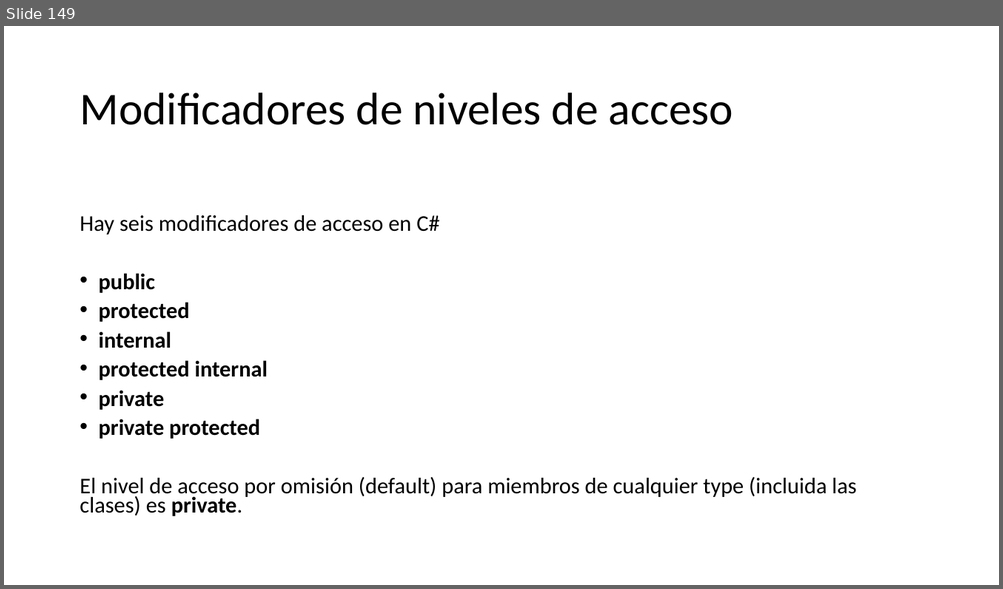
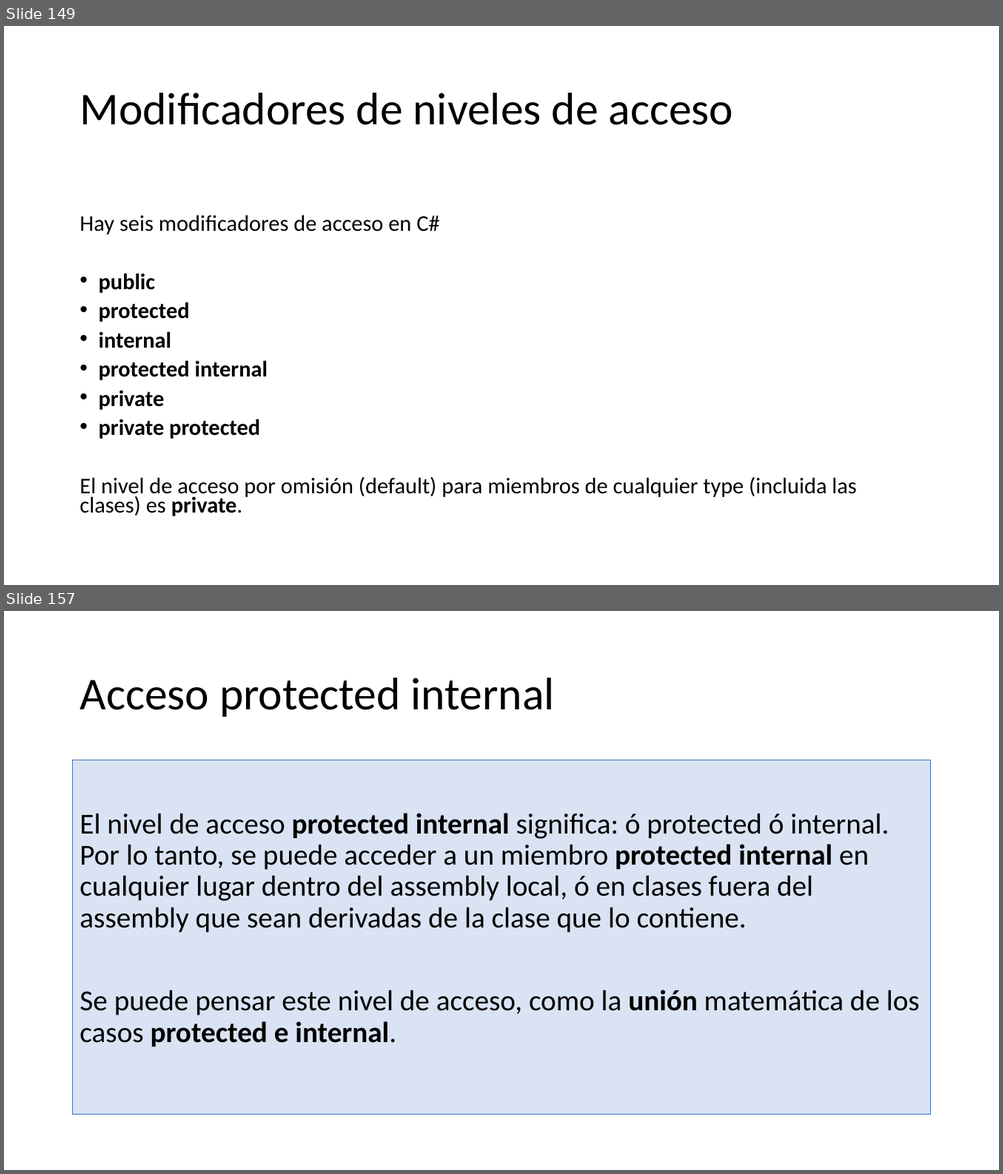
Before and after one commit to AlbertOsinaga/CursoCSharp__8, a slide deck: CSharpQuickReferencia.pptx. Shown one above the other, each under a label of ours: slide 149 before the commit, slides 149 and 157 after it; the slides between them are not shown. The pictures are 1003x589 and 1003x1174 pixels, drawn with LibreOffice and Linux fonts; fonts in the diff are those of the drawing. Boxes give left, top, right and bottom in pixels: in the first picture for what was removed or moved away, otherwise in the second. Text is boxed around its words. In the diff, an @@ line names an element or a change of style, - is before the commit and + after.

```diff
--- a/CSharpQuickReferencia.pptx
+++ b/CSharpQuickReferencia.pptx
@@ slide 157 added at <box>4,611,999,1170</box>, background #FFFFFF @@
@@ title added at <box>79,678,555,717</box>, 44 pt, text #000000 @@
+Acceso protected internal
@@ text added at <box>73,760,930,1116</box>, fill #DAE3F3, outline #4472C4 0.75 pt, 28 pt, text #000000 @@
+El nivel de acceso protected internal significa: ó protected ó internal. Por lo tanto, se puede acceder a un miembro protected internal en cualquier lugar dentro del assembly local, ó en clases fuera del assembly que sean derivadas de la clase que lo contiene.
+Se puede pensar este nivel de acceso, como la unión matemática de los casos protected e internal.
```
Also in this commit, not shown: 1 slide changed, 10 other slides added.
